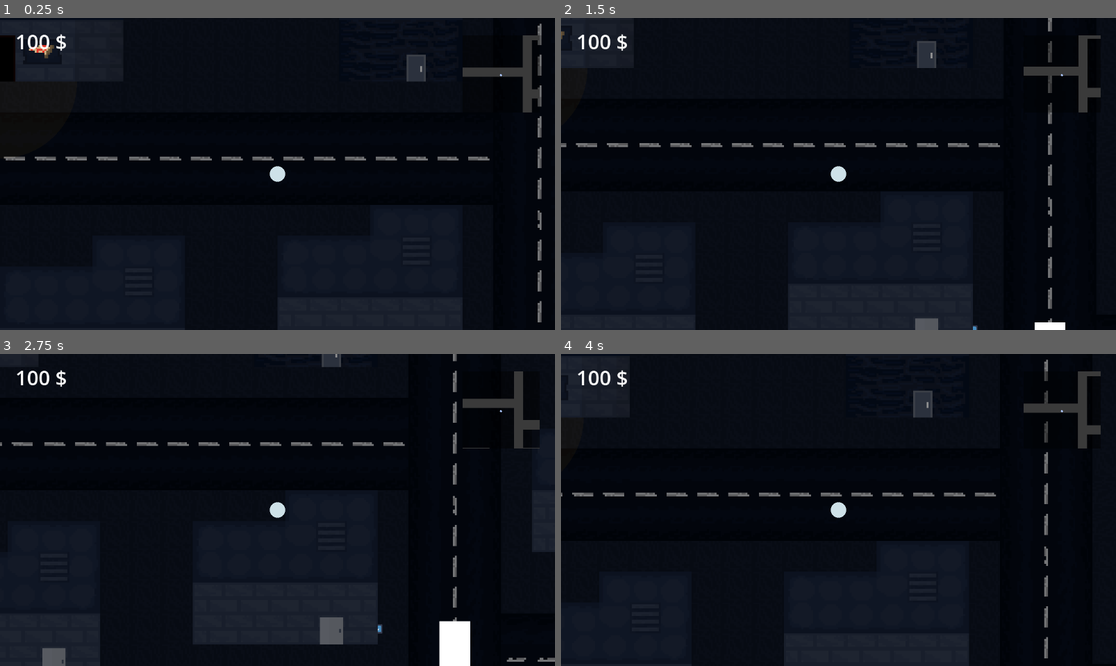
Above: before the commit, frames 1-4 (two rows, left to right).
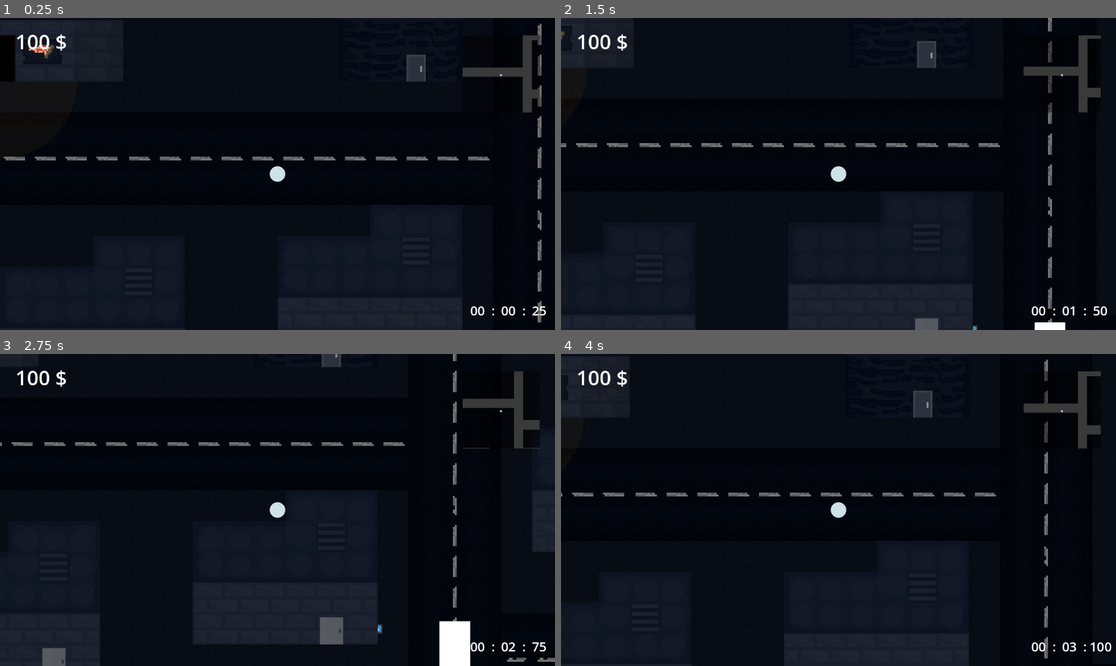
Above: after the commit, the same moments.

Repository: Username4D/insomnia_pizza
Game: Godot game, scene res://scenes/gameplay_view.tscn
The game is run twice, just before and just after one commit, with the same random seed, the same clock (stepped at 60 frames per second) and the same inputs. The engine's default icon, where the game draws it, is replaced by a stand-in: a white triangle on a blue panel in a dark square.
Inputs (mouse positions are in pixels of both pictures, inside the frame that each line leads up to):
- Up to frame 1 (0.25 s): no input
- Up to frame 2 (1.5 s): tap Enter (ui_accept) at 0.5, 0.77 s; move the mouse to (960, 158) at 0.52 s; hold Right (ui_right) 0.53-1.28 s; move the mouse to (727, 189) at 1.27 s; hold Down (ui_down) from 1.28 s (still down)
- Up to frame 3 (2.75 s): tap Enter (ui_accept) at 1.52 s; move the mouse to (333, 441) at 2.02 s; release Down (ui_down) at 2.03 s; hold Right (ui_right) from 2.03 s (still down)
- Up to frame 4 (4 s): move the mouse to (810, 572) at 2.77 s; release Right (ui_right) at 2.78 s; hold Up (ui_up) 2.78-3.53 s; tap Enter (ui_accept) at 3.02, 3.77 s; move the mouse to (1005, 556) at 3.52 s; hold Left (ui_left) from 3.53 s (still down)

The runs differ from the first frame. In frame 1, 0.1% of the frame differs, in the area x 84-99%, y 92-96%; in frame 2, 0.1%; in frame 3, 0.1%; in frame 4, 0.2%, in the area x 84-100%, y 92-96%.

Commit message:
added timer, to make game objective of speedrunning as clear as possible

Diff:
--- a/scenes/cutscenes/pizzeria_dialogue.tscn
+++ b/scenes/cutscenes/pizzeria_dialogue.tscn
@@ -54,3 +54,7 @@
 script = ExtResource("3_qj8lf")
 answer = "Ok."
 metadata/_custom_type_script = "uid://2ar81ojxyvj1"
+
+[node name="all_quests_completed" type="Node" parent="dialog_parts" parent_id_path=PackedInt32Array(212496064) index="3" unique_id=1673727695]
+script = ExtResource("2_u3apl")
+metadata/_custom_type_script = "uid://pqehxrg4pn8g"
--- a/scenes/gameplay_view.tscn
+++ b/scenes/gameplay_view.tscn
@@ -2,6 +2,9 @@
 
 [ext_resource type="Script" uid="uid://c65rmjvep017m" path="res://scripts/general/gameplay_view.gd" id="1_e77em"]
 [ext_resource type="PackedScene" uid="uid://xejjjomecqxf" path="res://scenes/gameplay_world.tscn" id="1_opx44"]
+
+[sub_resource type="LabelSettings" id="LabelSettings_e77em"]
+font_size = 27
 
 [node name="gameplay_view" type="Node2D" unique_id=1780766587]
 script = ExtResource("1_e77em")
@@ -9,6 +12,61 @@
 [node name="gameplay_world" parent="." unique_id=1751764840 instance=ExtResource("1_opx44")]
 unique_name_in_owner = true
 
+[node name="timer" type="CanvasLayer" parent="." unique_id=759738801]
+
+[node name="minutes" type="Label" parent="timer" unique_id=1795892157]
+unique_name_in_owner = true
+offset_left = 960.0
+offset_top = 576.0
+offset_right = 1024.0
+offset_bottom = 640.0
+text = "30"
+label_settings = SubResource("LabelSettings_e77em")
+horizontal_alignment = 1
+vertical_alignment = 1
+
+[node name="spacer" type="Label" parent="timer" unique_id=1778132701]
+offset_left = 992.0
+offset_top = 576.0
+offset_right = 1056.0
+offset_bottom = 640.0
+text = ":"
+label_settings = SubResource("LabelSettings_e77em")
+horizontal_alignment = 1
+vertical_alignment = 1
+
+[node name="seconds" type="Label" parent="timer" unique_id=882885494]
+unique_name_in_owner = true
+offset_left = 1024.0
+offset_top = 576.0
+offset_right = 1088.0
+offset_bottom = 640.0
+text = "30"
+label_settings = SubResource("LabelSettings_e77em")
+horizontal_alignment = 1
+vertical_alignment = 1
+
+[node name="spacer2" type="Label" parent="timer" unique_id=1435527223]
+offset_left = 1056.0
+offset_top = 576.0
+offset_right = 1120.0
+offset_bottom = 640.0
+text = ":"
+label_settings = SubResource("LabelSettings_e77em")
+horizontal_alignment = 1
+vertical_alignment = 1
+
+[node name="milliseconds" type="Label" parent="timer" unique_id=1518885586]
+unique_name_in_owner = true
+offset_left = 1088.0
+offset_top = 576.0
+offset_right = 1152.0
+offset_bottom = 640.0
+text = "30"
+label_settings = SubResource("LabelSettings_e77em")
+horizontal_alignment = 1
+vertical_alignment = 1
+
 [node name="cutscenes" type="CanvasLayer" parent="." unique_id=272857714]
 
 [connection signal="pizzeria_cutscene" from="gameplay_world" to="." method="_on_gameplay_world_pizzeria_cutscene"]
--- a/scripts/general/gameplay_view.gd
+++ b/scripts/general/gameplay_view.gd
@@ -1,18 +1,28 @@
 extends Node2D
+
+
+var timer_active = true
+var current_time = 0
 
 func create_cutscene(scene: cutscene, _data):
 	$cutscenes.add_child(scene)
 	%gameplay_world.process_mode = Node.PROCESS_MODE_DISABLED
 	%gameplay_world.visible = false
+	timer_active = false
 	scene.start.emit(_data)
 	var data = await scene.exit
 	%gameplay_world.process_mode = Node.PROCESS_MODE_INHERIT
 	%gameplay_world.visible = true
 	scene.queue_free()
+	timer_active = true
 	if data:
 		return data
 	else:
 		return {}
+
+func _process(delta: float) -> void:
+	if timer_active: current_time += delta
+	time_to_string(current_time)
 
 func load_quest(quest_node: quest):
 	quest_node.map = $gameplay_world.map
@@ -27,7 +37,15 @@
 	create_cutscene(load("res://scenes/cutscenes/shop.tscn").instantiate(), {})
 
 func _on_gameplay_world_pizzeria_cutscene() -> void:
-	print("wow")
 	var new_quest = await create_cutscene(load("res://scenes/cutscenes/pizzeria.tscn").instantiate(), {})
 	if new_quest["quest"] != null:
 		load_quest(new_quest["quest"])
+
+func time_to_string(time: float):
+	var milliseconds = roundi((time - floor(time)) * 100)
+	var seconds = floori(time) % 60
+	var minutes = floori(time / 60)
+	var final_string: String = ""
+	%minutes.text = str(minutes) if str(minutes).length() != 1 else "0" + str(minutes)
+	%seconds.text = str(seconds) if str(seconds).length() != 1 else "0" + str(seconds)
+	%milliseconds.text = str(milliseconds) if str(milliseconds).length() != 1 else "0" + str(milliseconds)
